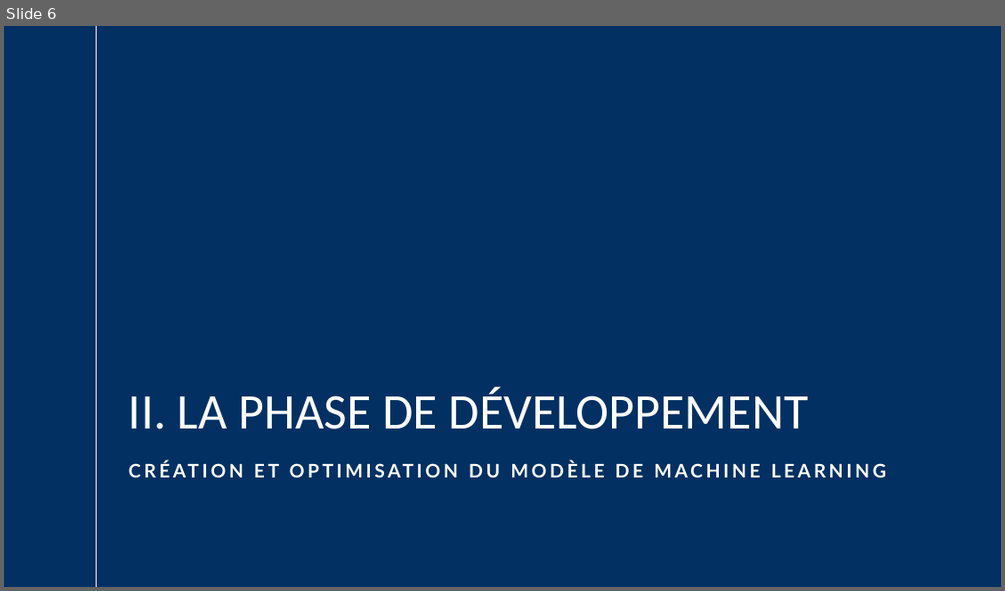
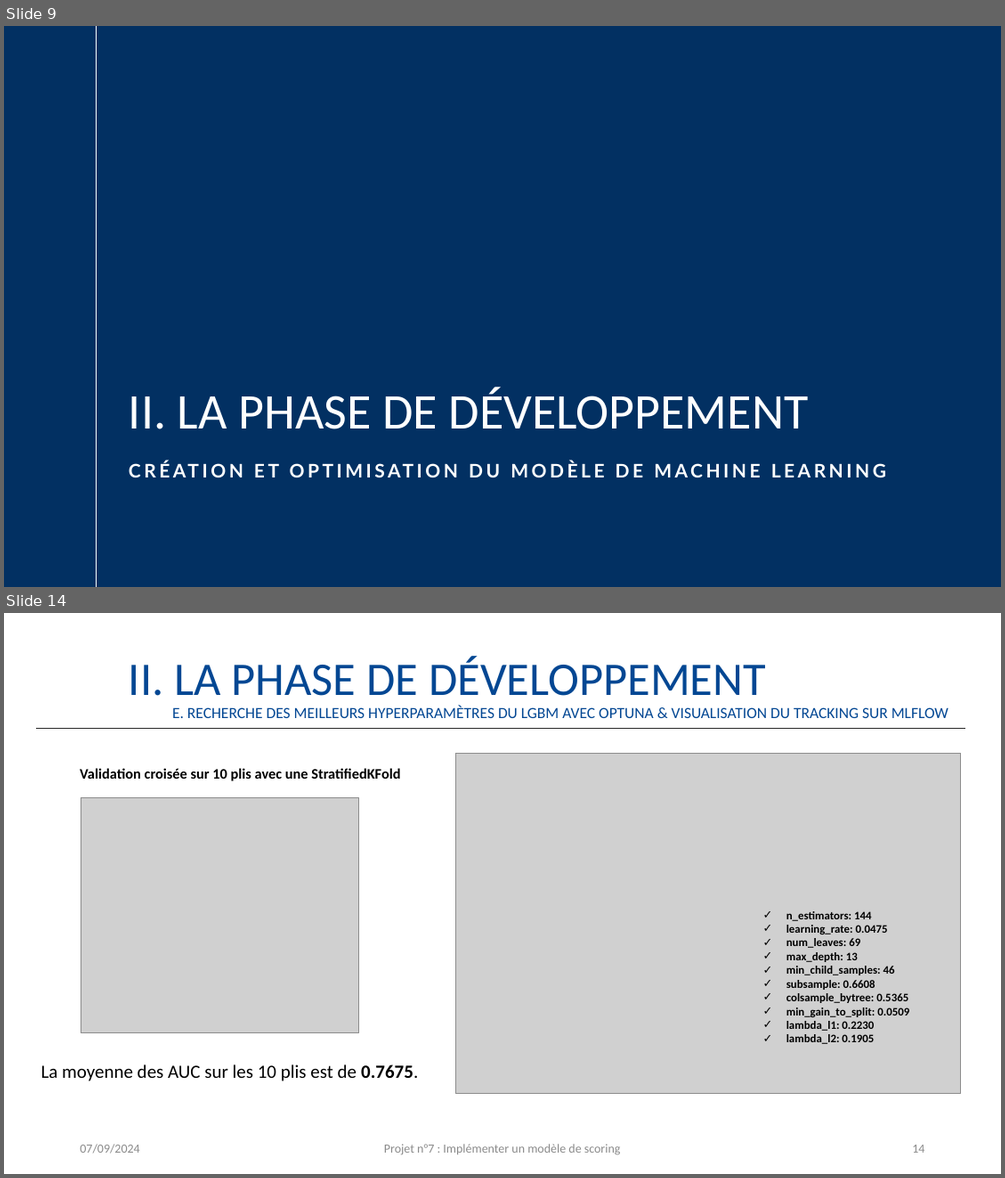
Before and after one commit to JustinVqr/P7_ScoringModel, a slide deck: présentation/Vacquerie_Justin_4_présentation_092024.pptx. Shown one above the other, each under a label of ours: slide 6 before the commit, slides 9 and 14 after it; the slides between them are not shown. The pictures are 1005x591 and 1005x1178 pixels, drawn with LibreOffice and Linux fonts; fonts in the diff are those of the drawing; grey boxes stand for pictures; background and template pictures are left out. Boxes give left, top, right and bottom in pixels: in the first picture for what was removed or moved away, otherwise in the second. Text is boxed around its words. In the diff, an @@ line names an element or a change of style, - is before the commit and + after.

```diff
--- a/présentation/Vacquerie_Justin_4_présentation_092024.pptx
+++ b/présentation/Vacquerie_Justin_4_présentation_092024.pptx
@@ slide 14 added at [4,613,1001,1174], background #FFFFFF @@
@@ text added at [129,656,766,706], 45 pt, text #034793 @@
+II. LA PHASE DE DÉVELOPPEMENT
@@ text added at [172,706,948,718], 15 pt, text #034793 @@
+E. RECHERCHE DES MEILLEURS HYPERPARAMÈTRES DU LGBM AVEC OPTUNA & VISUALISATION DU TRACKING SUR MLFLOW
@@ line added from (36, 723) to (36, 723), #262626 1 pt @@
@@ line added from (36, 728) to (966, 728), #262626 1 pt @@
@@ text added at [80,768,400,781], 14 pt, text #000000, bold @@
+Validation croisée sur 10 plis avec une StratifiedKFold
@@ picture added at [455,753,961,1093] @@
@@ picture added at [81,798,359,1033] @@
@@ text added at [786,911,909,1044], 11 pt, text #000000, bold @@
+✓ n_estimators: 144
+✓ learning_rate: 0.0475
+✓ num_leaves: 69
+✓ max_depth: 13
+✓ min_child_samples: 46
+✓ subsample: 0.6608
+✓ colsample_bytree: 0.5365
+✓ min_gain_to_split: 0.0509
+✓ lambda_l1: 0.2230
+✓ lambda_l2: 0.1905
@@ text added at [41,1064,418,1081], 18 pt, text #000000 @@
+La moyenne des AUC sur les 10 plis est de 0.7675.
@@ text added at [80,1143,139,1153], 12 pt, text #8C8C8C @@
+07/09/2024
@@ text added at [384,1143,621,1155], 12 pt, text #8C8C8C @@
+Projet n°7 : Implémenter un modèle de scoring
@@ page number added at [912,1144,924,1152], 12 pt, text #8C8C8C @@
+14
@@ what was slide 6 is now slide 9 @@
```
Also in this commit, not shown: 16 slides changed, 10 other slides added, 1 other file.
